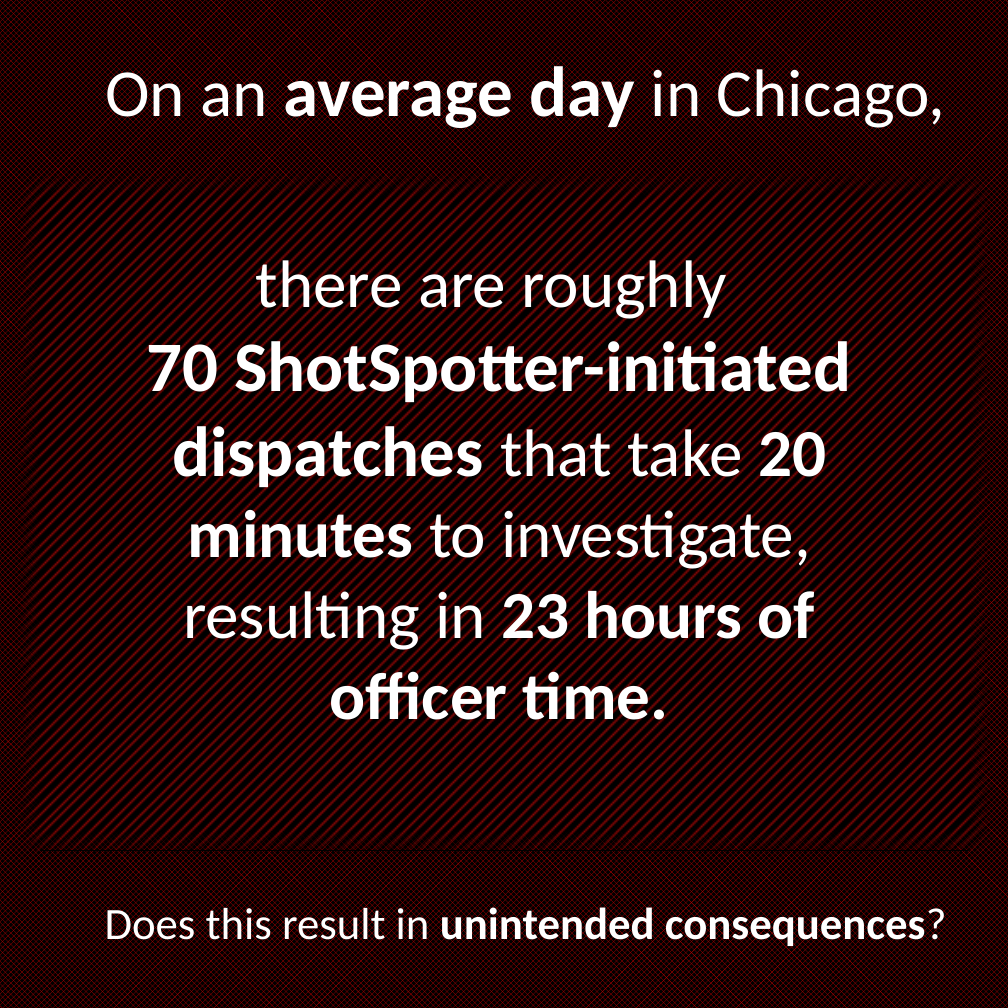
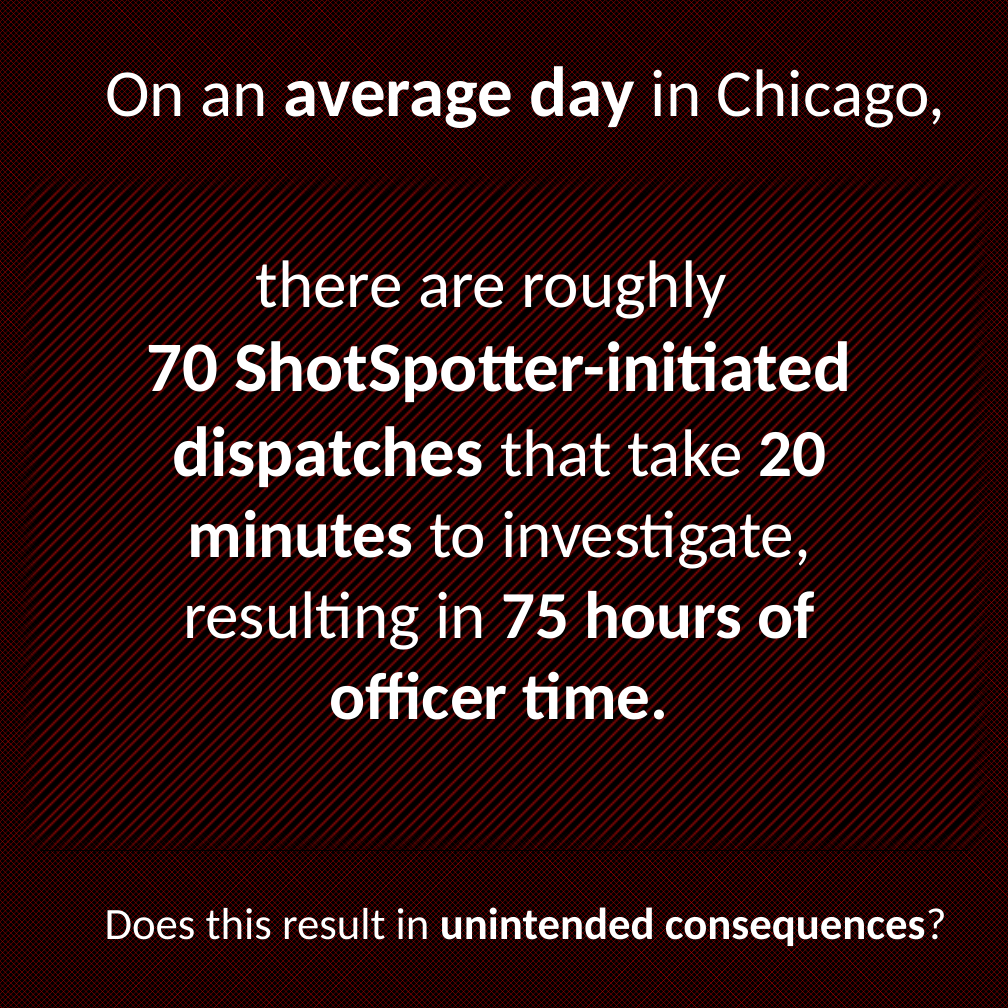
Before and after one commit to michaeltopper1/shotspotter_crime, a slide deck: slide 1 of presentations/figures/macarthurfigure_attempt.pptx. Drawn at 1008x1008 pixels with LibreOffice and Linux fonts; fonts in the diff are those of the drawing. Boxes give left, top, right and bottom in pixels: in the first picture for what was removed or moved away, otherwise in the second. Text is boxed around its words. In the diff, an @@ line names an element or a change of style, - is before the commit and + after.

Commit message:
update presentation for job talk oct 17

```diff
--- a/presentations/figures/macarthurfigure_attempt.pptx
+++ b/presentations/figures/macarthurfigure_attempt.pptx
@@ text at (146, 332, 851, 735): text changed @@
-70 ShotSpotter-initiated dispatches that take 20 minutes to investigate, resulting in 23 hours of officer time.
+70 ShotSpotter-initiated dispatches that take 20 minutes to investigate, resulting in 75 hours of officer time.
```
Also in this commit, not shown: 36 other files.
